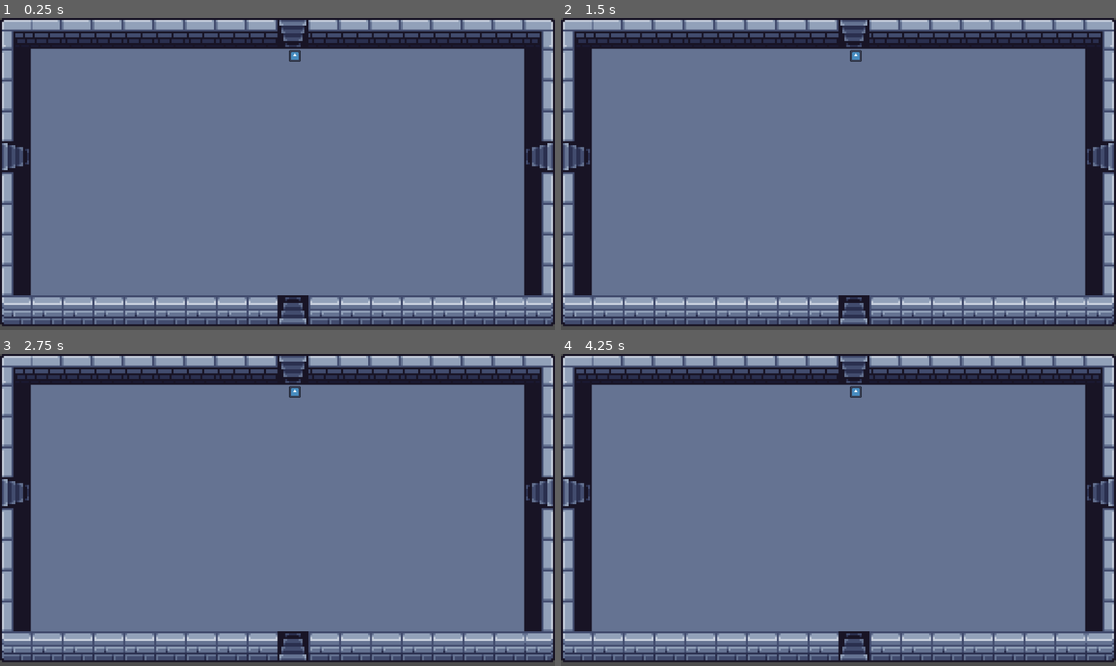
Above: before the commit, frames 1-4 (two rows, left to right).
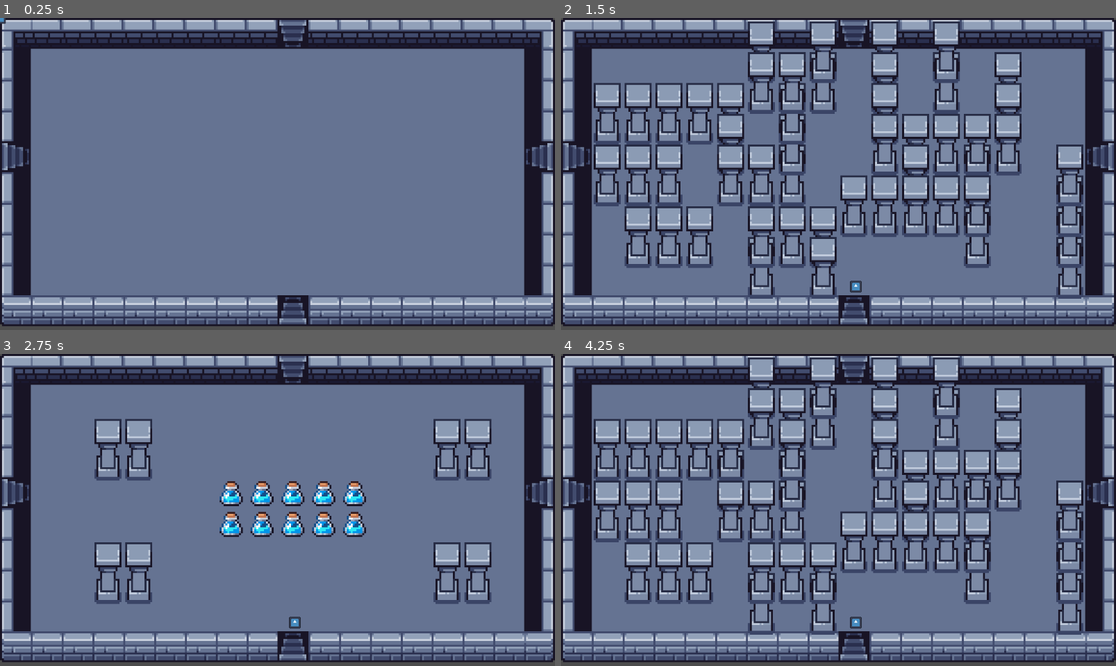
Above: after the commit, the same moments.

Repository: bnjmntmm/play_dungeon_crawler
Game: Godot game, scene res://scenes/level_gen/dynamic_level.tscn
Same seed, same stepped clock (60 frames per second), same inputs: the game is played once before the commit and once after it. The project has no main scene, so this scene is started directly. The engine's default icon, where the game draws it, is replaced by a stand-in: a white triangle on a blue panel in a dark square.
Inputs:
- Up to frame 1 (0.25 s): no input
- Up to frame 2 (1.5 s): tap Enter (ui_accept) at 0.5, 0.6, 0.77, 1.07, 1.25, 1.35 s
- Up to frame 3 (2.75 s): tap Enter (ui_accept) at 1.52, 1.82, 2.1 s
- Up to frame 4 (4.25 s): tap Enter (ui_accept) at 2.75, 2.85, 3.02, 3.32, 3.5, 3.6, 3.77, 4.07 s

The runs differ from the first frame. In frame 1, 0.1% of the frame differs, in the area x 0-55%, y 0-15%; in frame 2, 25%, in the area x 5-95%, y 1-90%; in frame 3, 7.5%; in frame 4, 25%.
Error before the commit: Invalid call. Nonexistent function 'load_new_room' in base 'Node (game_manager.gd)'. (res://scenes/level_gen/dynamic_level.gd:26)

Commit message:
Connected with Game Manager

Diff:
--- a/scenes/level_gen/dynamic_level.gd
+++ b/scenes/level_gen/dynamic_level.gd
@@ -3,36 +3,36 @@
 signal on_change_level_complete
 
 @export var debug_mode_enabled : bool
+@export var debug_switch_level: bool = false
 @export var debug_level : LevelConfig
 @export var debug_entry : LevelDoor
+
+@onready var default_start_door: LevelDoor = $LevelExits/LevelDoor3
 @onready var level_objects_tile_layer: TileMapLayer = $TileLayers/LevelObjectsTileLayer
 @onready var player: PlayerCharacter = $Player
 
 
 # Called when the node enters the scene tree for the first time.
 func _ready() -> void:
-	if debug_mode_enabled && debug_level:
+	GameManager.change_level.connect(change_level)
+	GameManager.nextEntryDoor = default_start_door
+	if debug_mode_enabled:
 		GameManager.debug_mode_enabled = debug_mode_enabled
-		GameManager.debug_level = debug_level
-		GameManager.change_level.connect(change_level)
-		GameManager.nextEntryDoor = debug_entry
-		position_player()
-		#GameManager.load_new_room()
+		if debug_level:
+			GameManager.debug_level = debug_level
+		if debug_entry:
+			GameManager.nextEntryDoor = debug_entry
+	GameManager.init_room_change()
 	pass # Replace with function body.
 
 # Called every frame. 'delta' is the elapsed time since the previous frame.
 func _process(delta: float) -> void:
-	if Input.is_action_just_pressed("ui_accept"):
-		GameManager.load_new_room()
+	if Input.is_action_just_pressed("ui_accept") && debug_switch_level:
+		GameManager.init_room_change()
 	pass
 
 func change_level(level_data: PackedByteArray) -> void:
 	level_objects_tile_layer.clear()
 	level_objects_tile_layer.set_tile_map_data_from_array(level_data)
 	on_change_level_complete.emit()
-	position_player()
 	pass
-
-
-func position_player():
-	player.global_position = GameManager.nextEntryDoor.global_position
--- a/scenes/level_gen/dynamic_level.tscn
+++ b/scenes/level_gen/dynamic_level.tscn
@@ -1,18 +1,24 @@
 [gd_scene format=4 uid="uid://bibqh5ftmac50"]
 
 [ext_resource type="Script" uid="uid://bnjjcwxeu2dd1" path="res://scenes/level_gen/dynamic_level.gd" id="1_ebv8c"]
+[ext_resource type="PackedScene" uid="uid://b5d5wutgrruw2" path="res://scenes/ui/scene_fader/scene_fader.tscn" id="3_kxjg4"]
 [ext_resource type="TileSet" uid="uid://vdu1ji6k73dm" path="res://assets/resources/tile_sets/placeholder_tileset.tres" id="3_tre45"]
 [ext_resource type="TileSet" uid="uid://bgcdbug7xbr73" path="res://assets/resources/tile_sets/scene_tileset.tres" id="3_u3gwp"]
 [ext_resource type="Script" uid="uid://de3up38p1nh4a" path="res://assets/scripts/debug/tile_map_parser.gd" id="5_m30r8"]
+[ext_resource type="Resource" uid="uid://ceqhm74t7w4pr" path="res://custom_data/test_kind3/level/level_test_kind3.tres" id="6_6xtxa"]
 [ext_resource type="PackedScene" uid="uid://db0lumpc20jpc" path="res://scenes/level_door/level_door.tscn" id="6_m30r8"]
 [ext_resource type="Resource" uid="uid://c3u4ri0gm40eq" path="res://custom_data/test_kind/level/level_test_kind.tres" id="6_wkt00"]
 [ext_resource type="PackedScene" uid="uid://dad5rvg2vb10d" path="res://scenes/player/player.tscn" id="7_wkt00"]
 
-[node name="DynamicLevel" type="Node2D" unique_id=1100624506 node_paths=PackedStringArray("debug_entry")]
+[node name="DynamicLevel" type="Node2D" unique_id=1100624506]
 script = ExtResource("1_ebv8c")
-debug_mode_enabled = true
+debug_switch_level = true
 debug_level = ExtResource("6_wkt00")
-debug_entry = NodePath("LevelExits/LevelDoor")
+
+[node name="CanvasLayer" type="CanvasLayer" parent="." unique_id=1116835163]
+visible = false
+
+[node name="SceneFader" parent="CanvasLayer" unique_id=382022906 instance=ExtResource("3_kxjg4")]
 
 [node name="TileLayers" type="Node2D" parent="." unique_id=1141214810]
 
@@ -26,7 +32,7 @@
 tile_set = ExtResource("3_u3gwp")
 script = ExtResource("5_m30r8")
 dumpData = false
-override_level_config = ExtResource("6_wkt00")
+override_level_config = ExtResource("6_6xtxa")
 
 [node name="Player" parent="." unique_id=2108247644 instance=ExtResource("7_wkt00")]
 
